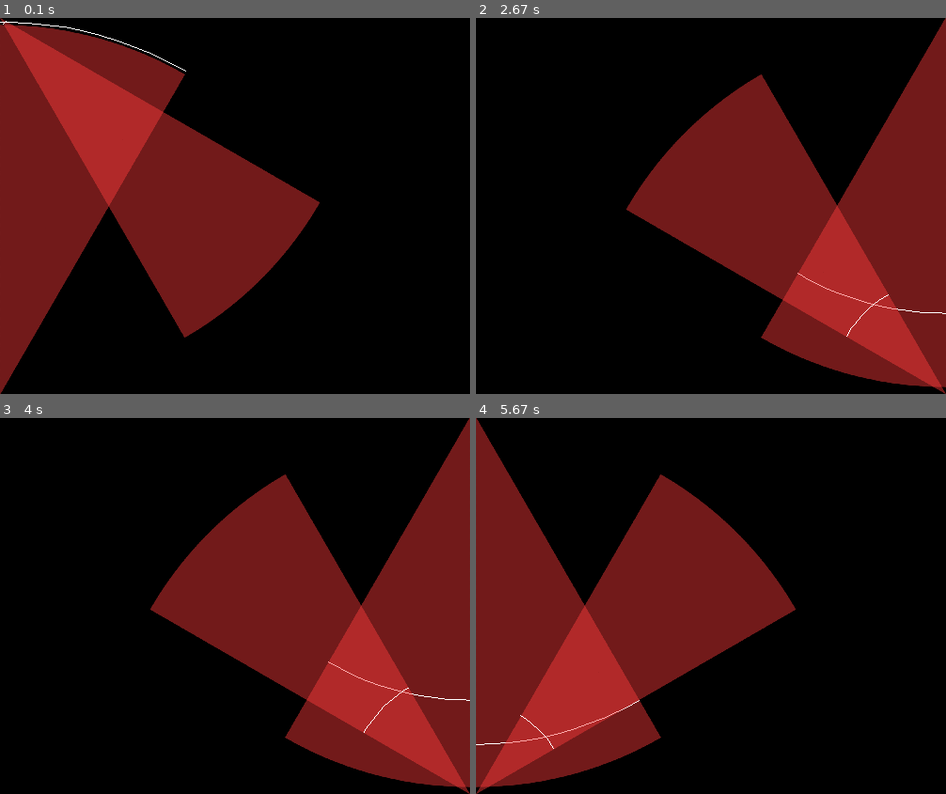
Above: before the commit, frames 1-4 (two rows, left to right).
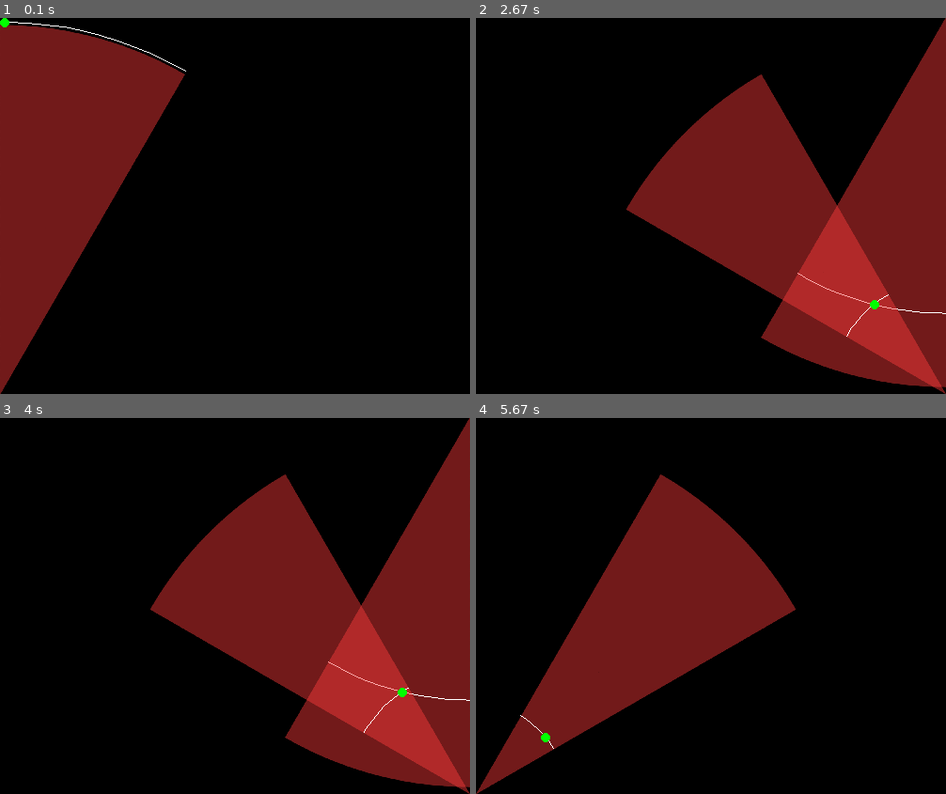
Above: after the commit, the same moments.

Repository: MrToastMachine/ME_Project_Code
Game: pygame game, started from room_visualiser.py
Same seed, same stepped clock (60 frames per second), same inputs: the game is played once before the commit and once after it.
Inputs (mouse positions are in pixels of both pictures, inside the frame that each line leads up to):
- Up to frame 1 (0.1 s): no input
- Up to frame 2 (2.67 s): click (711, 206) at 0.38 s; click (758, 288) at 0.72 s; click (884, 337) at 1.05 s; click (598, 130) at 1.38 s; click (711, 251) at 1.72 s; click (645, 127) at 2.05 s; click (875, 303) at 2.38 s
- Up to frame 3 (4 s): click (79, 643) at 2.72 s; click (98, 530) at 3.05 s; click (122, 673) at 3.38 s; click (404, 692) at 3.72 s
- Up to frame 4 (5.67 s): click (570, 745) at 4.05 s; click (565, 628) at 4.38 s; click (739, 711) at 4.72 s; click (795, 730) at 5.05 s; click (546, 737) at 5.38 s

The runs differ from the first frame. In frame 1, 20% of the frame differs, in the area x 0-68%, y 0-85%; in frame 2, less than 0.1%; in frame 3, less than 0.1%; in frame 4, 20%.

Commit message:
Added dot over user mouse

Diff:
--- a/Cone.py
+++ b/Cone.py
@@ -46,7 +46,7 @@
 
         if (self.start_angle < angle_to_object < self.end_angle):
             if (dist_two_points(mousePos, self.pos) <= view_range):
-                print(f"In view of sensor {self.id}")
+                # print(f"In view of sensor {self.id}")
                 self.showCone()
 
     @classmethod
--- a/room_visualiser.py
+++ b/room_visualiser.py
@@ -6,7 +6,7 @@
 from Cone import *
 
 RES = (500, 400)
-FPS = 20
+FPS = 60
 
 win = pygame.display.set_mode(RES)
 clock = pygame.time.Clock()
@@ -50,10 +50,11 @@
 
 
 # CREATE ALL CONE OBJECTS
+"""
 Cone_A = Cone(win, s_cone_A, (0,0), 0, 30, "A")
 Cone_B = Cone(win, s_cone_B, (0,0), 30, 60, "B")
 Cone_C = Cone(win, s_cone_C, (0,0), 60, 90, "C")
-
+"""
 Cone_D = Cone(win, s_cone_D, (RES[0],0), 90, 120, "D")
 Cone_E = Cone(win, s_cone_E, (RES[0],0), 120, 150, "E")
 Cone_F = Cone(win, s_cone_F, (RES[0],0), 150, 180, "F")
@@ -76,7 +77,7 @@
 
     win.fill(BLACK)
     Cone.checkAllSensors()
-    # print(f"Mouse Pos: {mouse}")
+    pygame.draw.circle(win, GREEN, mouse, 5)
 
 
 run = True
